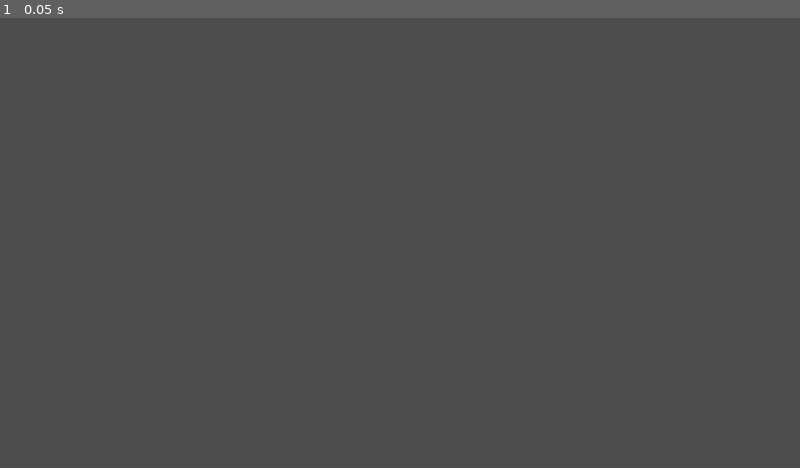
Above: before the commit, frame 1.
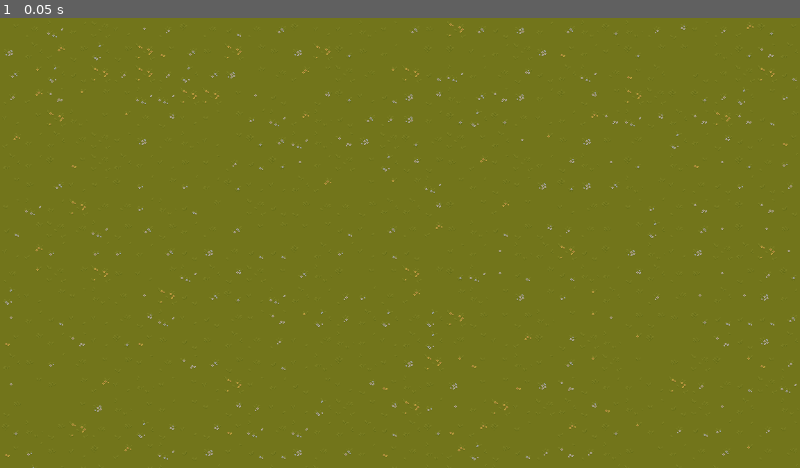
Above: after the commit, the same moment.

Repository: Miraak777/WaveCleaner
Game: Godot game, scene res://scenes/base_level.tscn
The game is run twice, just before and just after one commit, with the same random seed, the same clock (stepped at 60 frames per second) and the same inputs.
Inputs:
- Up to frame 1 (0.05 s): no input

The runs differ from the first frame. In frame 1, 100% of the frame differs, in the area x 0-100%, y 0-100%.

Commit message:
fix: fixed tile size in base level

Diff:
--- a/scenes/base_level.tscn
+++ b/scenes/base_level.tscn
@@ -4,7 +4,7 @@
 
 [sub_resource type="TileSetAtlasSource" id="TileSetAtlasSource_dbkse"]
 texture = ExtResource("1_6tisa")
-texture_region_size = Vector2i(1, 1)
+texture_region_size = Vector2i(32, 32)
 0:0/0 = 0
 1:0/0 = 0
 2:0/0 = 0
